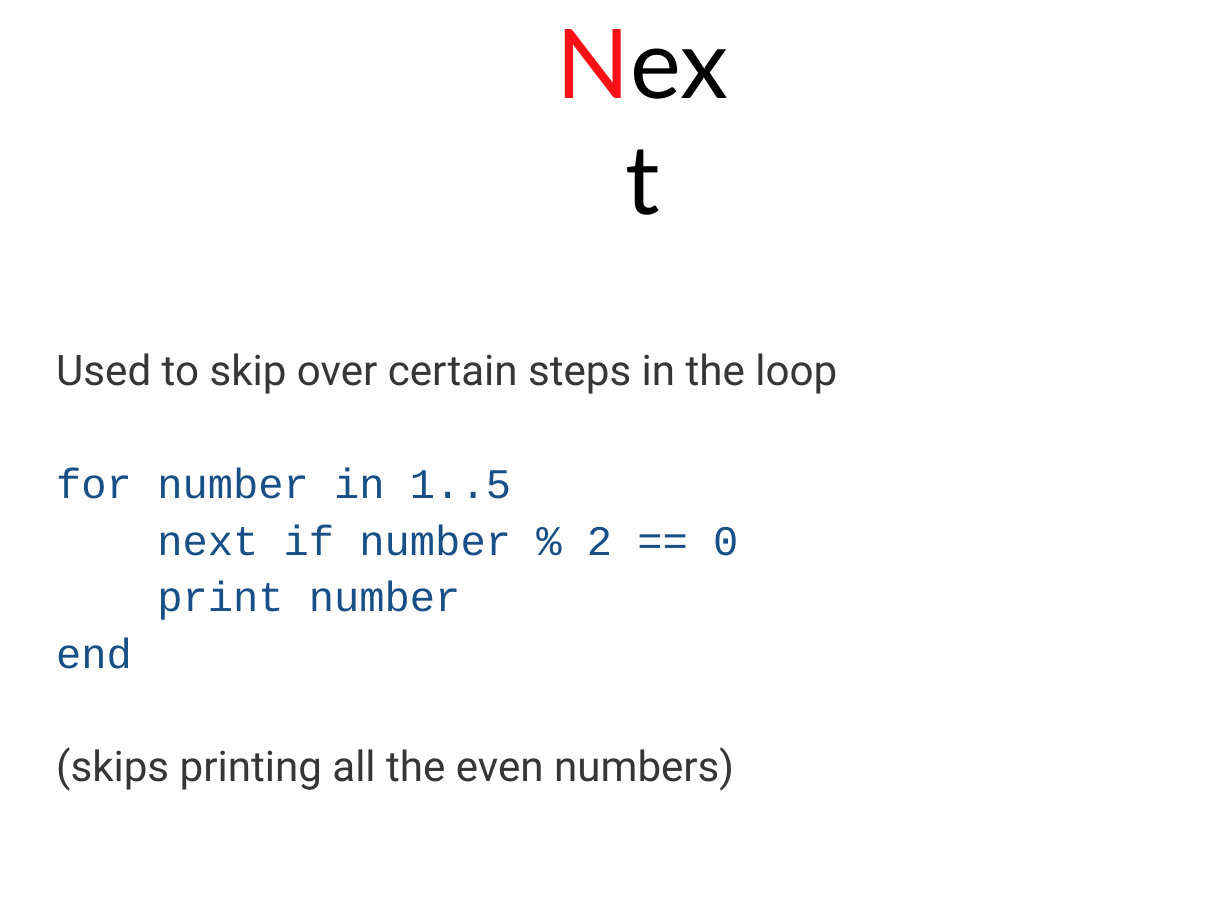
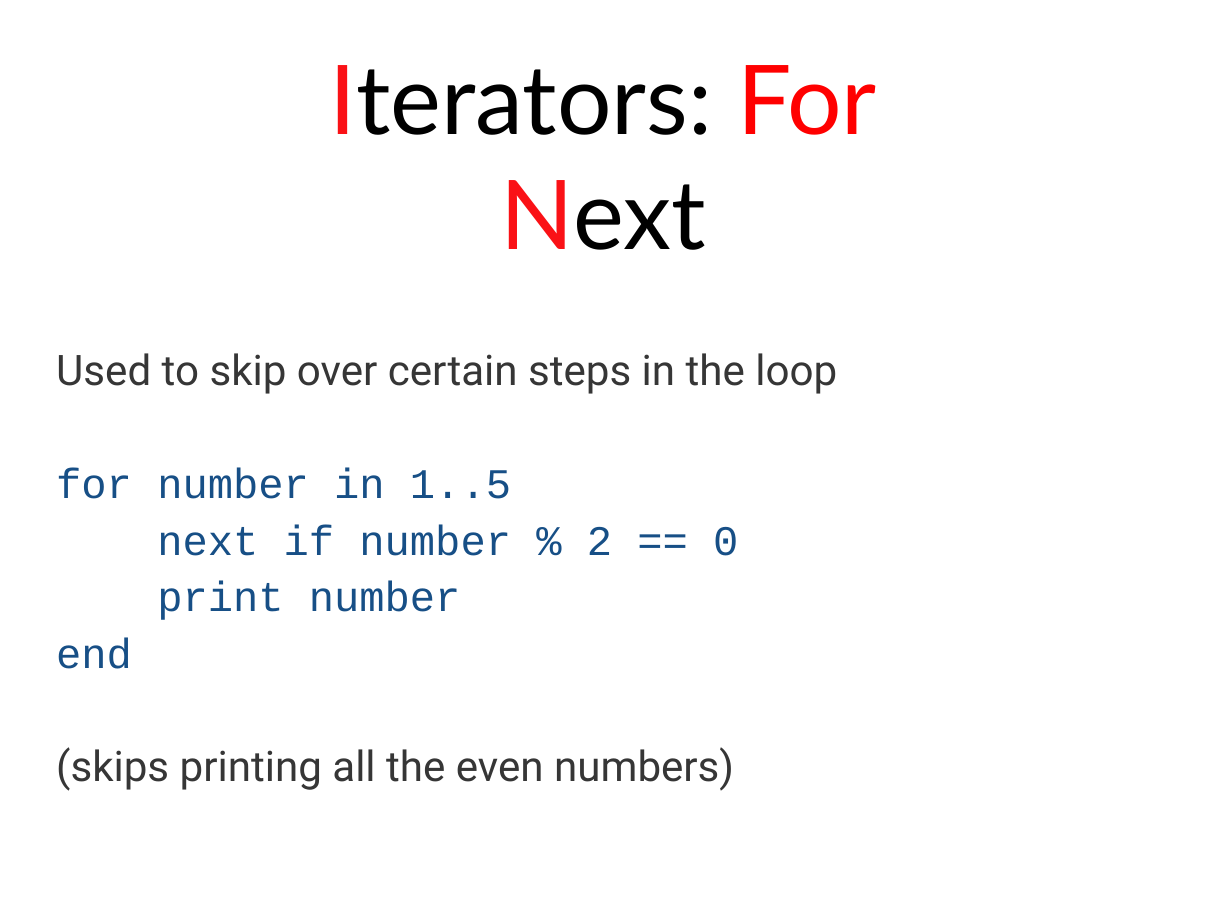
Before and after one commit to stephlaf/P4E, a slide deck: slide 10 of Presentations/Presentations Power Point/03_Looping.pptx (slide 7 before the commit). Drawn at 1232x924 pixels with LibreOffice and Linux fonts; fonts in the diff are those of the drawing. Boxes give left, top, right and bottom in pixels: in the first picture for what was removed or moved away, otherwise in the second. Text is boxed around its words. In the diff, an @@ line names an element or a change of style, - is before the commit and + after.

```diff
--- a/Presentations/Presentations Power Point/03_Looping.pptx
+++ b/Presentations/Presentations Power Point/03_Looping.pptx
@@ text "Iterators: For": place and size @@
-text "Iterators: For" at [554,56,767,179]
+text "Iterators: For" at [329,65,877,250]
@@ text at [329,65,877,135]: paragraph added @@
+Iterators: For
```
Also in this commit, not shown: 4 other slides changed, 1 other file.
